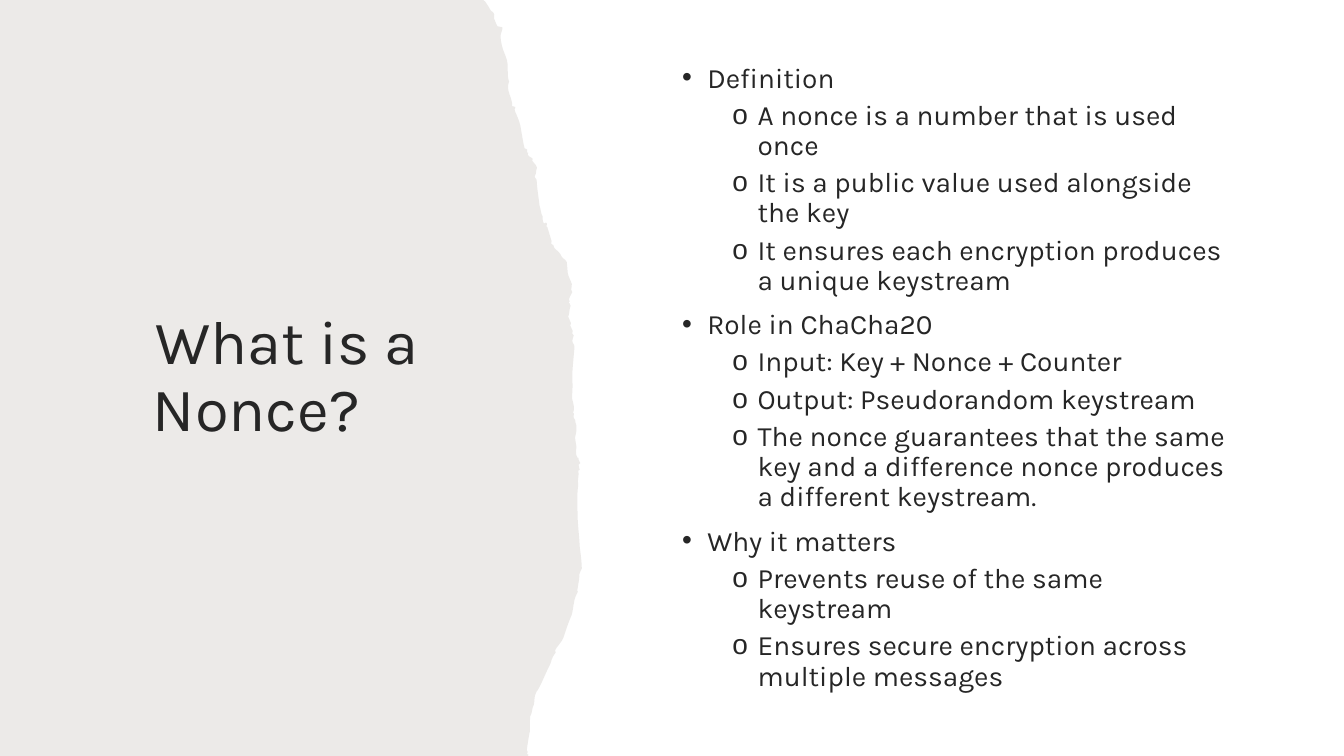
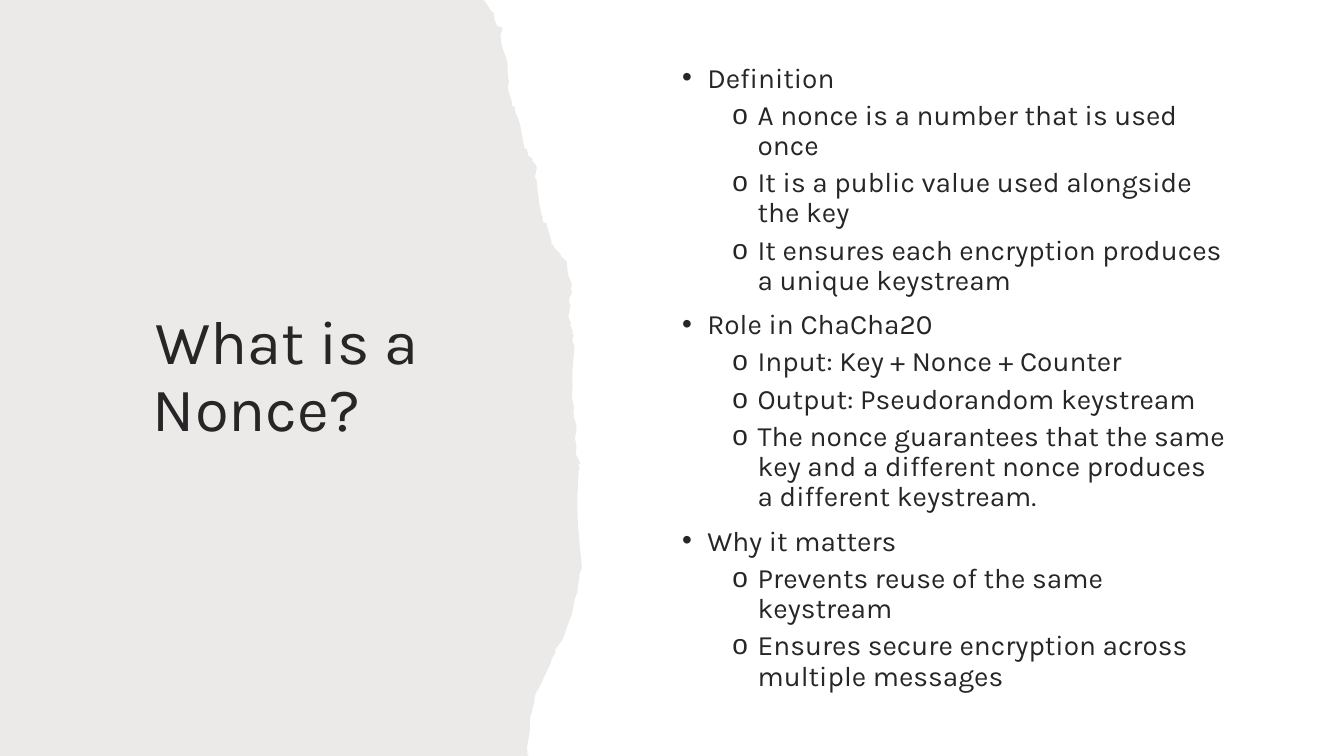
Before and after one commit to AidanLevy05/MATH447-ChatRoom, a slide deck: slide 13 of PowerPoint/MATH 447 Final Presentation.pptx (slide 12 before the commit). Drawn at 1344x756 pixels with LibreOffice and Linux fonts; fonts in the diff are those of the drawing. Boxes give left, top, right and bottom in pixels: in the first picture for what was removed or moved away, otherwise in the second. Text is boxed around its words. In the diff, an @@ line names an element or a change of style, - is before the commit and + after.

```diff
--- a/PowerPoint/MATH 447 Final Presentation.pptx
+++ b/PowerPoint/MATH 447 Final Presentation.pptx
@@ text at box(758, 427, 1225, 513): text changed @@
-  o The nonce guarantees that the same key and a difference nonce produces a different keystream.
+  o The nonce guarantees that the same key and a different nonce produces a different keystream.
```
Also in this commit, not shown: 5 other slides changed, 1 slide added.
